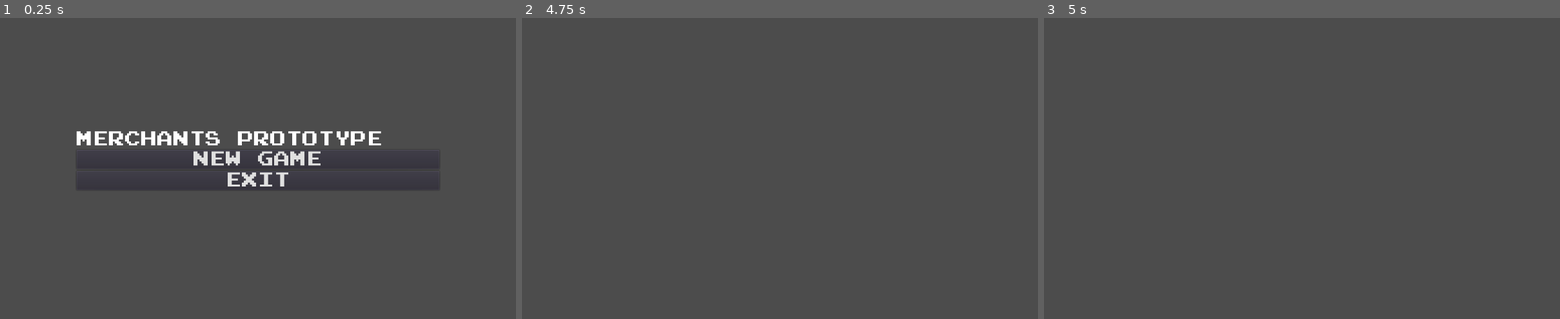
Above: before the commit, frames 1-3 (left to right).
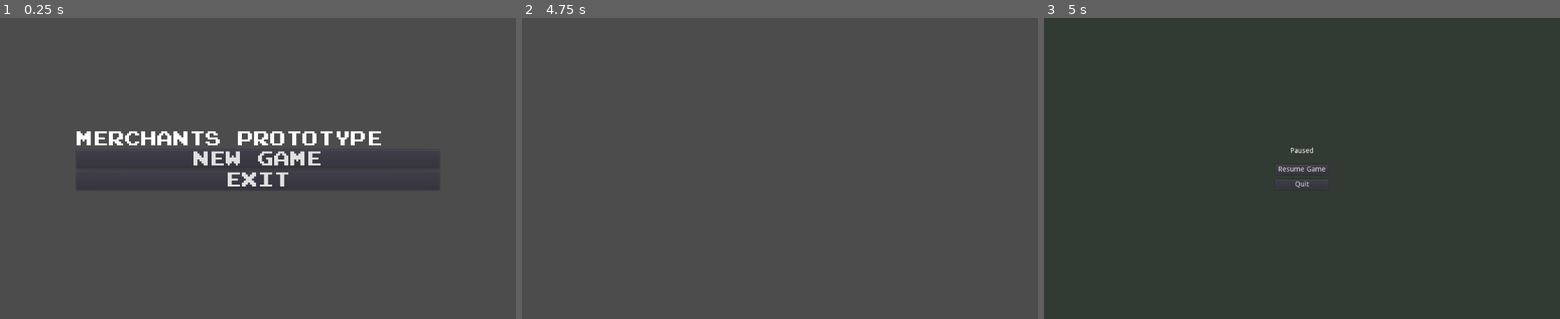
Above: after the commit, the same moments.

Repository: gabrielcornish/Merchants-Prototype
Game: Godot game, scene res://StartScreen/StartScreen.tscn
The game is run twice, just before and just after one commit, with the same random seed, the same clock (stepped at 60 frames per second) and the same inputs.
Inputs:
- Up to frame 1 (0.25 s): no input
- Up to frame 2 (4.75 s): click "NEW GAME" at 0.5 s; tap Enter at 1.25, 2.75, 4.25 s; tap Space at 2, 3.5 s
- Up to frame 3 (5 s): tap Escape (pause, bound only after the commit) at 4.9 s

Frames 1-2 are identical in both runs. In frame 3, 99% of the frame differs, in the area x 0-100%, y 0-100%.

Commit message:
Created pause menu that can resume or go back to main menu

Diff:
--- /dev/null
+++ b/GUI/GUI.tscn
@@ -0,0 +1,7 @@
+[gd_scene load_steps=2 format=2]
+
+[ext_resource path="res://GUI/PauseMenu.tscn" type="PackedScene" id=1]
+
+[node name="GUI" type="CanvasLayer"]
+
+[node name="PauseMenu" parent="." instance=ExtResource( 1 )]
--- /dev/null
+++ b/GUI/PauseMenu.gd
@@ -0,0 +1,23 @@
+extends Control
+
+
+var is_paused = false setget set_is_paused
+
+func _unhandled_input(event):
+	if event.is_action_pressed("pause"):
+		self.is_paused = !is_paused
+
+func set_is_paused(value):
+	is_paused = value
+	get_tree().paused = is_paused
+	visible = is_paused
+
+
+func _on_ResumeBtn_pressed():
+	print("clicked")
+	self.is_paused = false
+
+
+func _on_QuitBtn_pressed():
+	self.is_paused = false
+	Global.goto_scene("res://StartScreen/StartScreen.tscn")
--- /dev/null
+++ b/GUI/PauseMenu.tscn
@@ -0,0 +1,53 @@
+[gd_scene load_steps=2 format=2]
+
+[ext_resource path="res://GUI/PauseMenu.gd" type="Script" id=1]
+
+[node name="PauseMenu" type="Control"]
+pause_mode = 2
+visible = false
+anchor_right = 1.0
+anchor_bottom = 1.0
+script = ExtResource( 1 )
+
+[node name="Background" type="ColorRect" parent="."]
+anchor_right = 1.0
+anchor_bottom = 1.0
+color = Color( 0.172549, 0.219608, 0.180392, 0.823529 )
+
+[node name="CenterContainer" type="CenterContainer" parent="."]
+anchor_right = 1.0
+anchor_bottom = 1.0
+
+[node name="VBoxContainer" type="VBoxContainer" parent="CenterContainer"]
+margin_left = 459.0
+margin_top = 258.0
+margin_right = 565.0
+margin_bottom = 342.0
+custom_constants/separation = 10
+
+[node name="Label" type="Label" parent="CenterContainer/VBoxContainer"]
+margin_right = 106.0
+margin_bottom = 14.0
+text = "Paused"
+align = 1
+valign = 1
+
+[node name="Space" type="Control" parent="CenterContainer/VBoxContainer"]
+margin_top = 24.0
+margin_right = 106.0
+margin_bottom = 24.0
+
+[node name="ResumeBtn" type="Button" parent="CenterContainer/VBoxContainer"]
+margin_top = 34.0
+margin_right = 106.0
+margin_bottom = 54.0
+text = "Resume Game"
+
+[node name="QuitBtn" type="Button" parent="CenterContainer/VBoxContainer"]
+margin_top = 64.0
+margin_right = 106.0
+margin_bottom = 84.0
+text = "Quit"
+
+[connection signal="pressed" from="CenterContainer/VBoxContainer/ResumeBtn" to="." method="_on_ResumeBtn_pressed"]
+[connection signal="pressed" from="CenterContainer/VBoxContainer/QuitBtn" to="." method="_on_QuitBtn_pressed"]
--- a/MainGame/MainGame.tscn
+++ b/MainGame/MainGame.tscn
@@ -1,3 +1,7 @@
-[gd_scene format=2]
+[gd_scene load_steps=2 format=2]
+
+[ext_resource path="res://GUI/GUI.tscn" type="PackedScene" id=1]
 
 [node name="MainGame" type="Node2D"]
+
+[node name="GUI" parent="." instance=ExtResource( 1 )]
--- a/StartScreen/NewGameButton.gd
+++ /dev/null
@@ -1,21 +0,0 @@
-extends Button
-
-
-# Declare member variables here. Examples:
-# var a = 2
-# var b = "text"
-
-
-# Called when the node enters the scene tree for the first time.
-func _ready():
-	pass # Replace with function body.
-
-
-# Called every frame. 'delta' is the elapsed time since the previous frame.
-#func _process(delta):
-#	pass
-
-
-func _on_NewGameButton_pressed():
-	Global.goto_scene("res://MainGame/MainGame.tscn")
-	pass # Replace with function body.
--- /dev/null
+++ b/StartScreen/StartScreen.gd
@@ -0,0 +1,10 @@
+extends Control
+
+
+func _on_NewGameButton_pressed():
+	Global.goto_scene("res://MainGame/MainGame.tscn")
+
+
+
+func _on_ExitButton_pressed():
+	get_tree().quit()
--- a/StartScreen/StartScreen.tscn
+++ b/StartScreen/StartScreen.tscn
@@ -1,7 +1,7 @@
 [gd_scene load_steps=6 format=2]
 
 [ext_resource path="res://SharedResources/Fonts/PrStart.ttf" type="DynamicFontData" id=1]
-[ext_resource path="res://StartScreen/NewGameButton.gd" type="Script" id=2]
+[ext_resource path="res://StartScreen/StartScreen.gd" type="Script" id=2]
 
 [sub_resource type="DynamicFont" id=3]
 size = 32
@@ -15,7 +15,7 @@
 size = 32
 font_data = ExtResource( 1 )
 
-[node name="StartScreen" type="MarginContainer"]
+[node name="StartScreen" type="Control"]
 anchor_left = 0.5
 anchor_top = 0.5
 anchor_right = 0.5
@@ -24,6 +24,7 @@
 margin_top = -74.0
 margin_right = 360.0
 margin_bottom = 74.0
+script = ExtResource( 2 )
 
 [node name="VBoxContainer2" type="VBoxContainer" parent="."]
 margin_right = 720.0
@@ -51,7 +52,6 @@
 margin_bottom = 38.0
 custom_fonts/font = SubResource( 1 )
 text = "NEW GAME"
-script = ExtResource( 2 )
 
 [node name="ExitButton" type="Button" parent="VBoxContainer2/VBoxContainer"]
 margin_top = 42.0
@@ -60,4 +60,5 @@
 custom_fonts/font = SubResource( 2 )
 text = "EXIT"
 
-[connection signal="pressed" from="VBoxContainer2/VBoxContainer/NewGameButton" to="VBoxContainer2/VBoxContainer/NewGameButton" method="_on_NewGameButton_pressed"]
+[connection signal="pressed" from="VBoxContainer2/VBoxContainer/NewGameButton" to="." method="_on_NewGameButton_pressed"]
+[connection signal="pressed" from="VBoxContainer2/VBoxContainer/ExitButton" to="." method="_on_ExitButton_pressed"]
--- a/project.godot
+++ b/project.godot
@@ -22,6 +22,14 @@
 
 common/drop_mouse_on_gui_input_disabled=true
 
+[input]
+
+pause={
+"deadzone": 0.5,
+"events": [ Object(InputEventKey,"resource_local_to_scene":false,"resource_name":"","device":0,"alt":false,"shift":false,"control":false,"meta":false,"command":false,"pressed":false,"scancode":16777217,"physical_scancode":0,"unicode":0,"echo":false,"script":null)
+ ]
+}
+
 [physics]
 
 common/enable_pause_aware_picking=true
